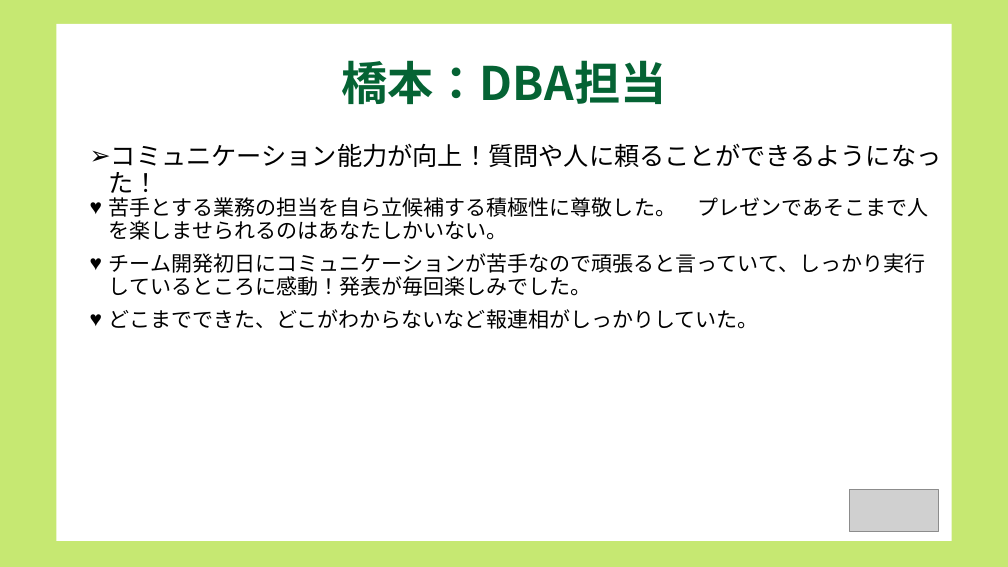
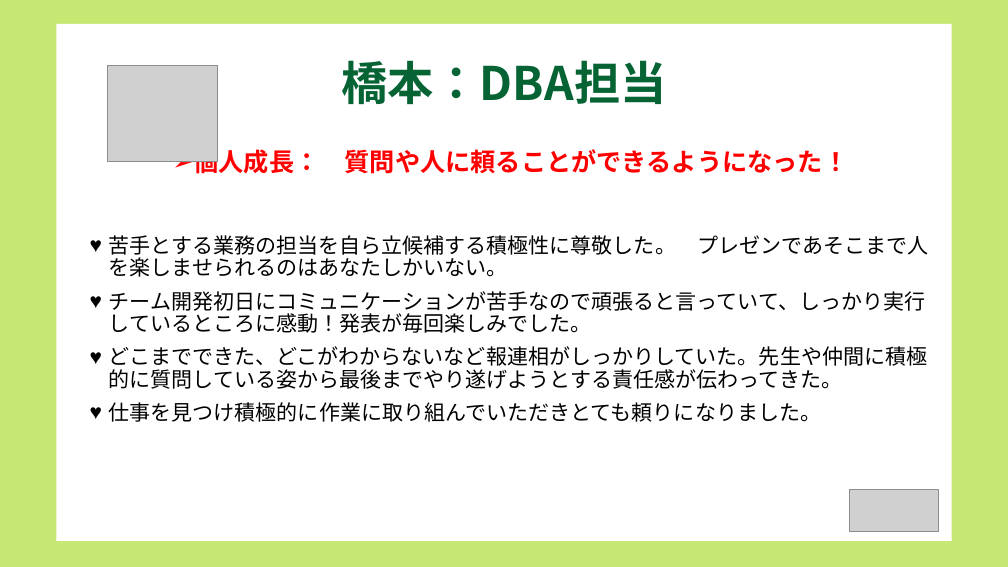
Before and after one commit to dojo2022/B-3, a slide deck: slide 18 of doc/コピー動画なし_B3炙りえんがわ_成果発表会資料.pptx. Drawn at 1008x567 pixels with LibreOffice and Linux fonts; fonts in the diff are those of the drawing; grey boxes stand for pictures. Boxes give left, top, right and bottom in pixels: in the first picture for what was removed or moved away, otherwise in the second. Text is boxed around its words. In the diff, an @@ line names an element or a change of style, - is before the commit and + after.

```diff
--- a/doc/コピー動画なし_B3炙りえんがわ_成果発表会資料.pptx
+++ b/doc/コピー動画なし_B3炙りえんがわ_成果発表会資料.pptx
@@ picture added at <box>107,66,218,162</box> @@
@@ text at <box>194,145,849,174</box>: text changed; text colour #000000 to #FF0000; bold on @@
-➢ コミュニケーション能力が向上！質問や人に頼ることができるようになった！
+➢ 個人成長： 質問や人に頼ることができるようになった！
@@ text "苦手とする業務の担当を自ら立候補する積極性に尊敬した。 プレゼンであそこまで人を楽しませられるのはあなたしかいない。": place and size @@
-text "苦手とする業務の担当を自ら立候補する積極性に尊敬した。 プレゼンであそこまで人を楽しませられるのはあなたしかいない。" at <box>109,197,926,329</box>
+text "苦手とする業務の担当を自ら立候補する積極性に尊敬した。 プレゼンであそこまで人を楽しませられるのはあなたしかいない。" at <box>109,235,928,422</box>
@@ text at <box>109,346,928,422</box>: text changed @@
-♥ どこまでできた、どこがわからないなど報連相がしっかりしていた。
+♥ どこまでできた、どこがわからないなど報連相がしっかりしていた。先生や仲間に積極的に質問している姿から最後までやり遂げようとする責任感が伝わってきた。
+♥ 仕事を見つけ積極的に作業に取り組んでいただきとても頼りになりました。
```
Also in this commit, not shown: 11 other slides changed.
